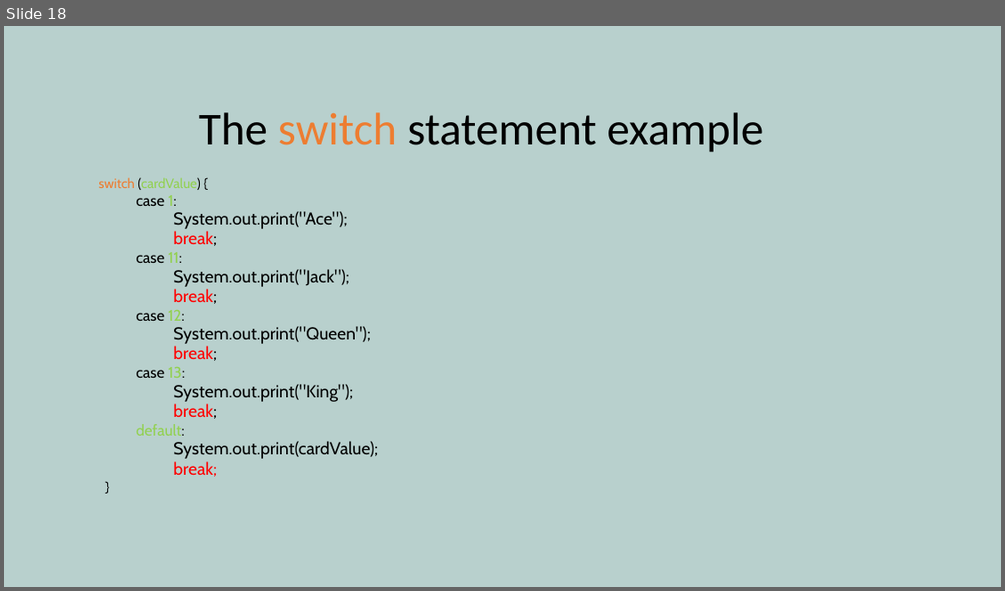
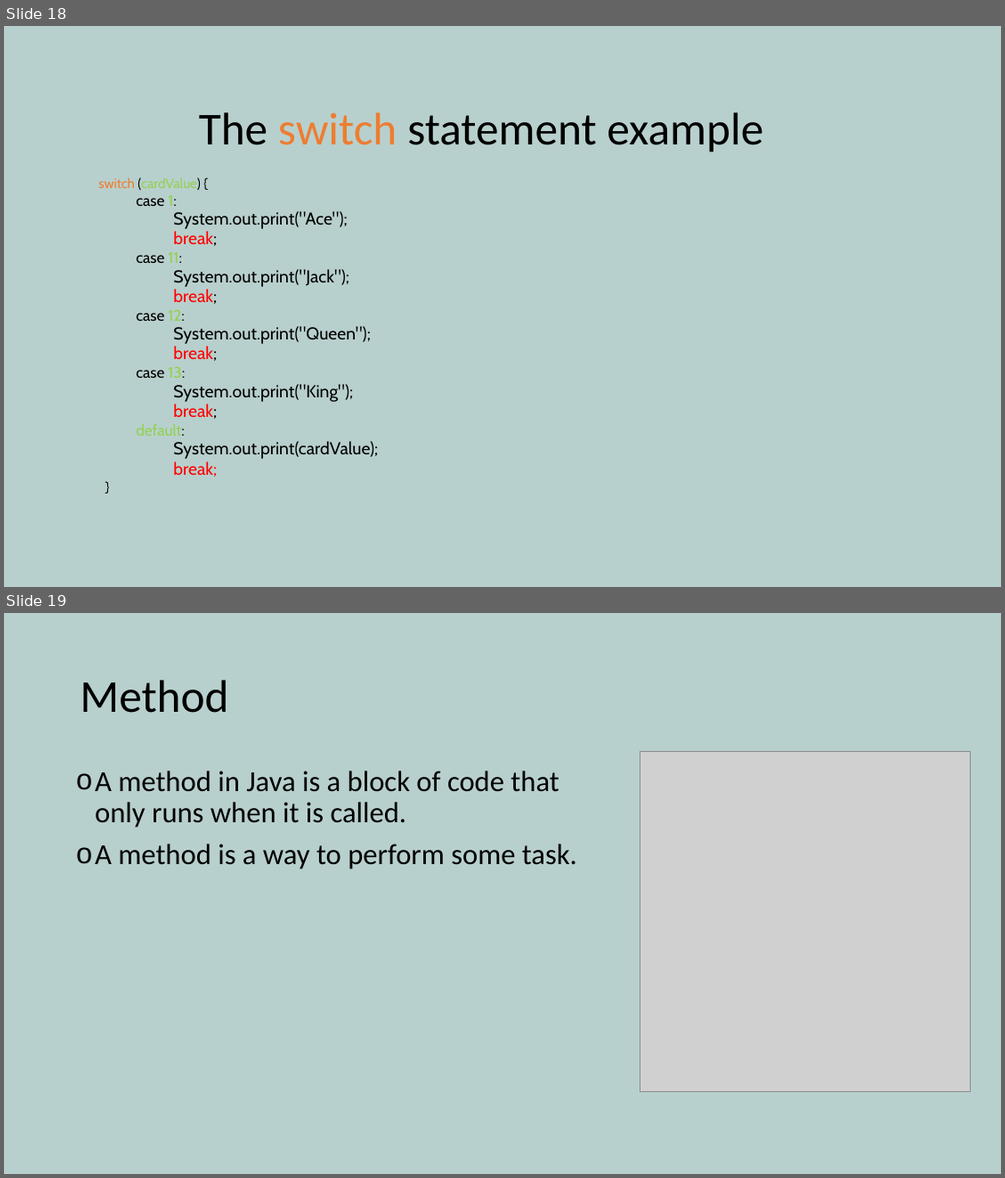
Before and after one commit to yetanothermasterylearning/Core-Java, a slide deck: 03. Programming Basics/Presentation/Program Flow Control.pptx. Shown one above the other, each under a label of ours: slide 18 before the commit, slides 18 and 19 after it. The pictures are 1005x591 and 1005x1178 pixels, drawn with LibreOffice and Linux fonts; fonts in the diff are those of the drawing; grey boxes stand for pictures. Boxes give left, top, right and bottom in pixels: in the first picture for what was removed or moved away, otherwise in the second. Text is boxed around its words. In the diff, an @@ line names an element or a change of style, - is before the commit and + after.

```diff
--- a/03. Programming Basics/Presentation/Program Flow Control.pptx
+++ b/03. Programming Basics/Presentation/Program Flow Control.pptx
@@ slide 19 added at bbox=[4, 613, 1001, 1174], background #B8D0CD @@
@@ title added at bbox=[80, 680, 228, 713], 44 pt, text #000000 @@
+Method
@@ text added at bbox=[95, 771, 577, 869], 28 pt, text #000000 @@
+o A method in Java is a block of code that only runs when it is called.
+o A method is a way to perform some task.
@@ picture added at bbox=[639, 751, 971, 1092] @@
```
Also in this commit, not shown: 1 other slide added, 1 slide removed, 4 other files.
